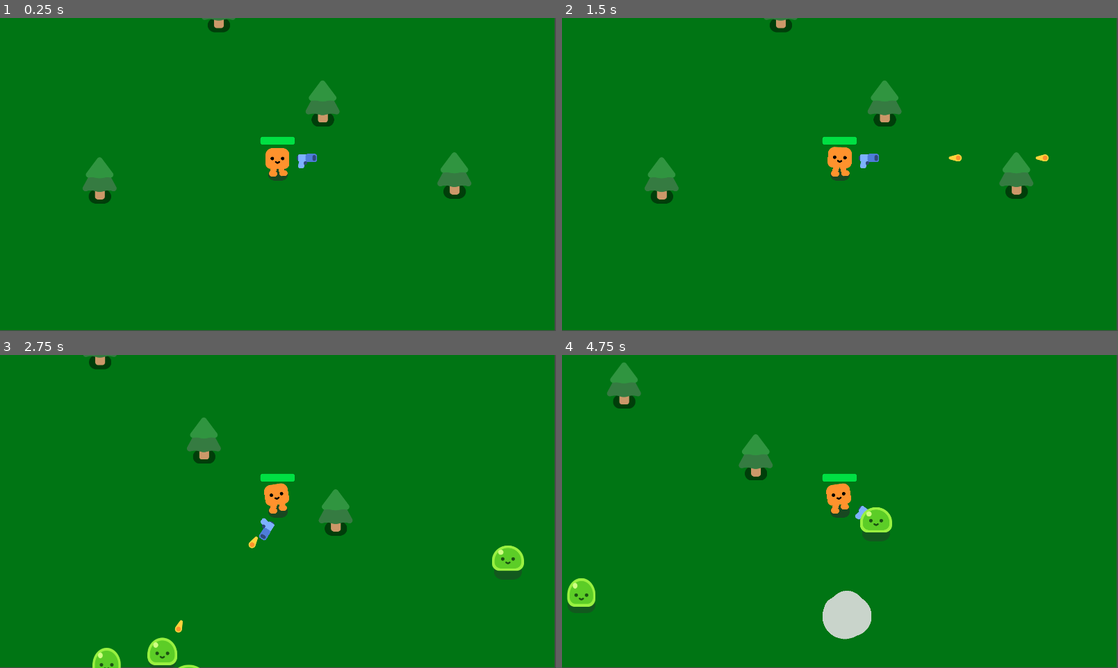
Above: before the commit, frames 1-4 (two rows, left to right).
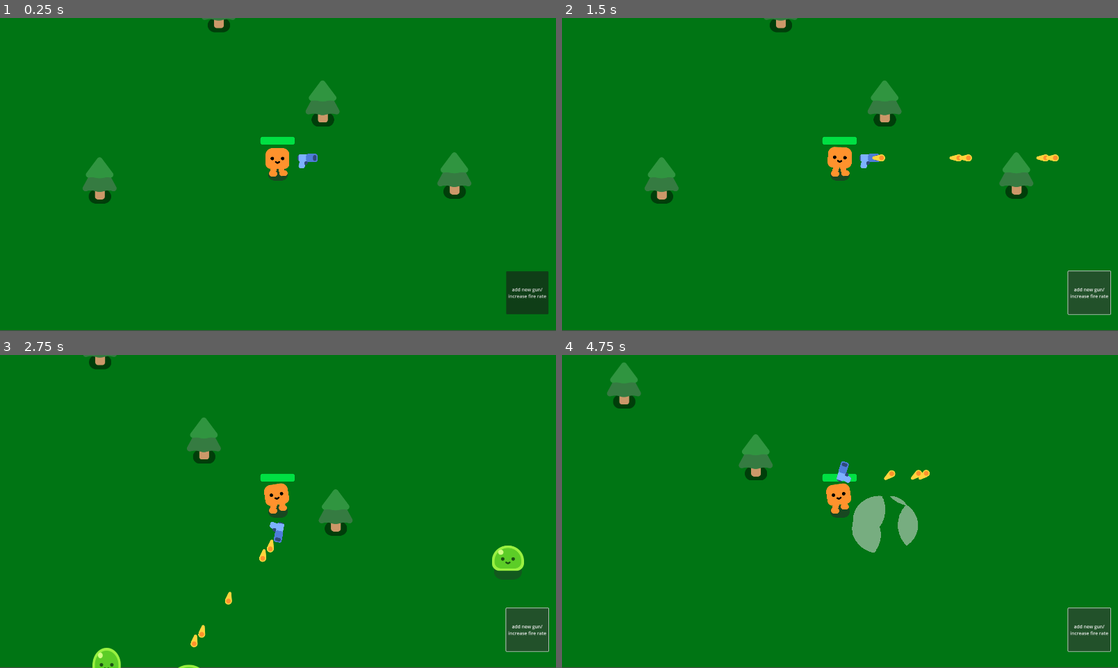
Above: after the commit, the same moments.

Repository: minusonee/SurvivorGame
Game: Godot game, scene res://survivors_game.tscn
Same seed, same stepped clock (60 frames per second), same inputs: the game is played once before the commit and once after it.
Inputs (mouse positions are in pixels of both pictures, inside the frame that each line leads up to):
- Up to frame 1 (0.25 s): no input
- Up to frame 2 (1.5 s): click (1090, 293) at 0.5 s, where only the run after the commit has a clickable "add new gun/ increase fire ra…"; click (1090, 293) at 1.25 s, where only the run after the commit has a clickable "add new gun/ increase fire ra…"
- Up to frame 3 (2.75 s): hold D (move_right) from 2.03 s (still down)
- Up to frame 4 (4.75 s): release D (move_right) at 2.78 s; hold S (move_down) 2.78-3.53 s; hold D (move_right) 3.53-4.28 s; hold W (move_up) from 4.28 s (still down)

The runs differ from the first frame. In frame 1, 1.3% of the frame differs, in the area x 53-100%, y 0-100%; in frame 2, 1.5%; in frame 3, 2.3%; in frame 4, 4.4%, in the area x 0-100%, y 0-100%.

Commit message:
feat: added tree and gun spawning mechanics

Diff:
--- a/player.gd
+++ b/player.gd
@@ -5,7 +5,8 @@
 var health = 100
 
 func _physics_process(delta):
-	move_and_collide(velocity * delta)
+	#move_and_collide(velocity * delta)
+	move_and_slide()
 	var direction = Input.get_vector("move_left", "move_right", "move_up", "move_down")
 	velocity = direction * 600
 	if velocity.length() != 0:
--- a/player.tscn
+++ b/player.tscn
@@ -4,7 +4,8 @@
 [ext_resource type="PackedScene" uid="uid://pbmyh1qru7p" path="res://characters/happy_boo/happy_boo.tscn" id="1_o5ae3"]
 [ext_resource type="PackedScene" uid="uid://cemgbe80y46kd" path="res://gun.tscn" id="3_6g2xj"]
 
-[sub_resource type="RectangleShape2D" id="RectangleShape2D_77ojn"]
+[sub_resource type="CircleShape2D" id="CircleShape2D_rntcu"]
+radius = 13.537
 
 [sub_resource type="CapsuleShape2D" id="CapsuleShape2D_741uw"]
 radius = 34.8156
@@ -34,13 +35,13 @@
 [node name="CollisionShape2D" type="CollisionShape2D" parent="."]
 y_sort_enabled = true
 position = Vector2(0.5, -10)
-shape = SubResource("RectangleShape2D_77ojn")
+shape = SubResource("CircleShape2D_rntcu")
 one_way_collision_margin = 0.0
 
 [node name="Camera2D" type="Camera2D" parent="."]
 
 [node name="Gun" parent="." instance=ExtResource("3_6g2xj")]
-position = Vector2(-2, -33)
+position = Vector2(0, -33)
 
 [node name="HurtBox" type="Area2D" parent="."]
 unique_name_in_owner = true
--- a/survivors_game.gd
+++ b/survivors_game.gd
@@ -1,4 +1,6 @@
 extends Node2D
+
+
 
 func spawn_mob():
 	var new_mob = preload("res://mob.tscn").instantiate()
@@ -6,11 +8,28 @@
 	new_mob.global_position=%PathFollow2D.global_position
 	add_child(new_mob)
 
+func spawn_tree():
+	var new_tree = preload("res://pine_tree.tscn").instantiate()
+	%PathFollow2D.progress_ratio=randf()
+	new_tree.global_position=%PathFollow2D.global_position
+	add_child(new_tree)
+
+func spawn_gun():
+	var player = get_node("Player")
+	var player_position = Vector2(0, -33)
+	var new_gun = preload("res://gun.tscn").instantiate()
+	new_gun.position=player_position
+	player.add_child(new_gun)
 
 func _on_timer_timeout() -> void:
 	spawn_mob()
 
-
 func _on_player_health_depleted() -> void:
 	%GameOver.visible=true
 	get_tree().paused=true
+
+func _on_tree_timer_timeout() -> void:
+	spawn_tree()
+
+func _on_button_pressed() -> void:
+	spawn_gun()
--- a/survivors_game.tscn
+++ b/survivors_game.tscn
@@ -14,10 +14,23 @@
 y_sort_enabled = true
 script = ExtResource("1_p6fy1")
 
+[node name="CanvasLayer2" type="CanvasLayer" parent="."]
+layer = 2
+
+[node name="Button" type="Button" parent="CanvasLayer2"]
+offset_left = 1748.0
+offset_top = 874.0
+offset_right = 1894.0
+offset_bottom = 1022.0
+text = "add new gun/
+increase fire rate"
+
 [node name="CanvasLayer" type="CanvasLayer" parent="."]
 layer = -1
 
 [node name="ColorRect" type="ColorRect" parent="CanvasLayer"]
+anchors_preset = -1
+anchor_right = 0.00572917
 offset_right = 1915.0
 offset_bottom = 1078.0
 color = Color(0, 0.457169, 0.079289, 1)
@@ -52,6 +65,10 @@
 wait_time = 0.3
 autostart = true
 
+[node name="TreeTimer" type="Timer" parent="."]
+wait_time = 0.81
+autostart = true
+
 [node name="GameOver" type="CanvasLayer" parent="."]
 unique_name_in_owner = true
 visible = false
@@ -80,5 +97,7 @@
 theme_override_font_sizes/font_size = 226
 text = "GAME OVER"
 
+[connection signal="pressed" from="CanvasLayer2/Button" to="." method="_on_button_pressed"]
 [connection signal="health_depleted" from="Player" to="." method="_on_player_health_depleted"]
 [connection signal="timeout" from="Timer" to="." method="_on_timer_timeout"]
+[connection signal="timeout" from="TreeTimer" to="." method="_on_tree_timer_timeout"]
